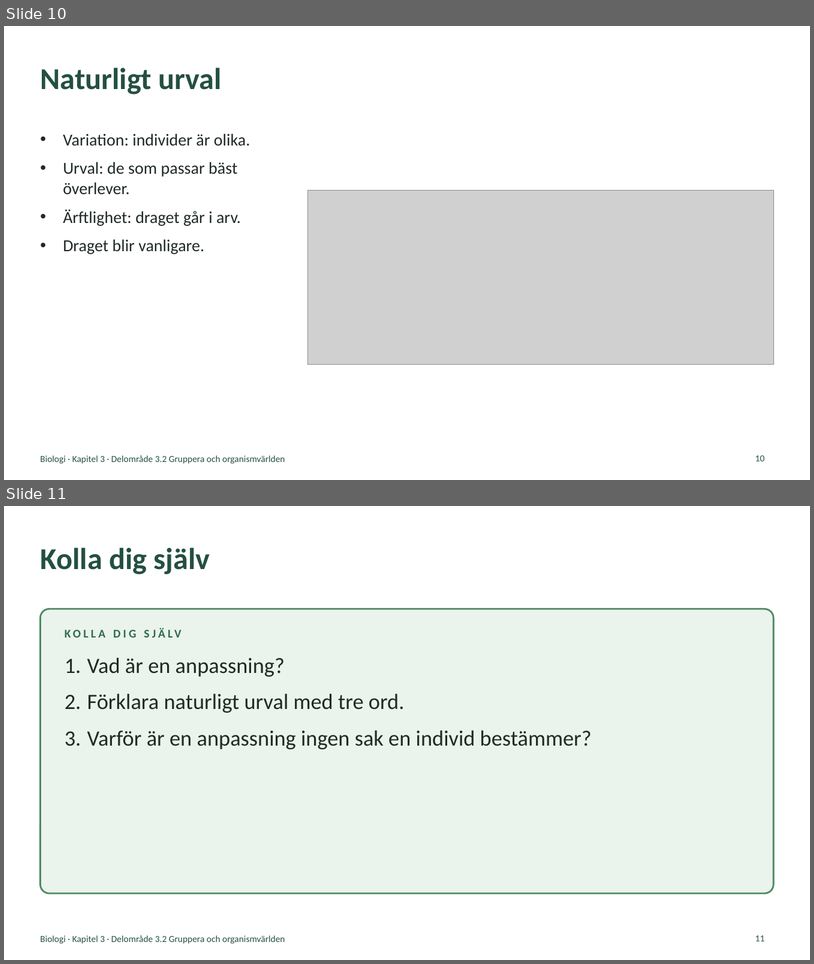
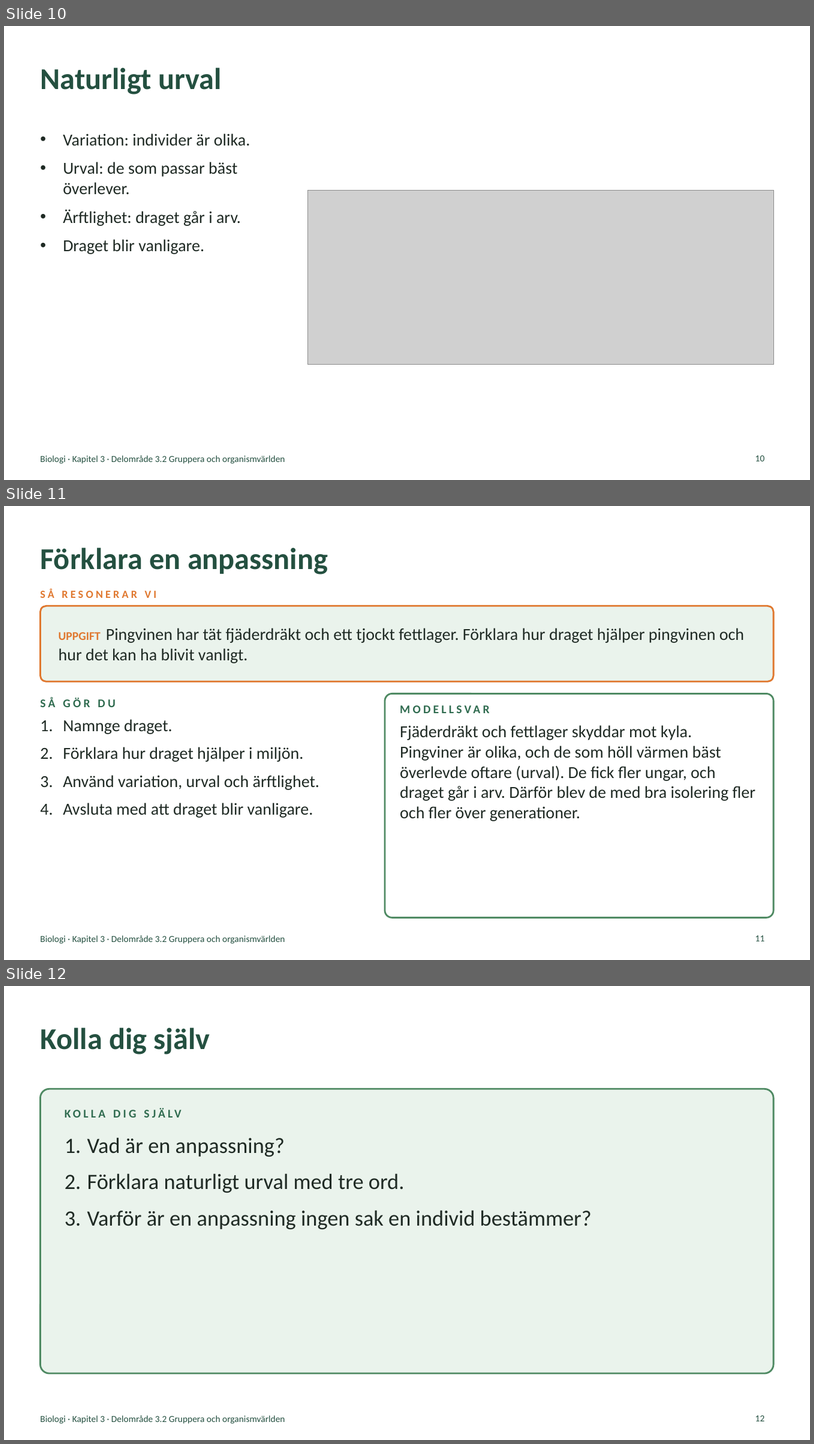
Before and after one commit to sweviktor95/pluggis, a slide deck: planering/biologi-omrade3/biologi-3-2-gruppera-och-organismvarlden.pptx. Shown one above the other, each under a label of ours: slides 10 and 11 before the commit, slides 10, 11 and 12 after it. The pictures are 814x964 and 814x1444 pixels, drawn with LibreOffice and Linux fonts; fonts in the diff are those of the drawing; grey boxes stand for pictures. Boxes give left, top, right and bottom in pixels: in the first picture for what was removed or moved away, otherwise in the second. Text is boxed around its words. In the diff, an @@ line names an element or a change of style, - is before the commit and + after.

```diff
--- a/planering/biologi-omrade3/biologi-3-2-gruppera-och-organismvarlden.pptx
+++ b/planering/biologi-omrade3/biologi-3-2-gruppera-och-organismvarlden.pptx
@@ slide 11 added at <box>4,506,810,960</box>, background #FFFFFF; not listed: 1 template element that a slide beside it also shows @@
@@ title added at <box>40,547,328,574</box>, 36 pt, text #245040, bold @@
+Förklara en anpassning
@@ text added at <box>40,589,157,598</box>, 13 pt, text #E0782F, bold @@
+SÅ RESONERAR VI
@@ rounded rectangle added at <box>40,606,774,681</box>, fill #EAF3EC, outline #E0782F 2 pt @@
@@ text added at <box>59,628,744,663</box>, 20 pt, text #1F2A24 @@
+UPPGIFT Pingvinen har tät fjäderdräkt och ett tjockt fettlager. Förklara hur draget hjälper pingvinen och hur det kan ha blivit vanligt.
@@ text added at <box>40,697,115,707</box>, 14 pt, text #2F6B4F, bold @@
+SÅ GÖR DU
@@ rounded rectangle added at <box>385,694,774,918</box>, fill #FFFFFF, outline #4F8A63 2 pt @@
@@ text added at <box>400,700,642,718</box>, 14 pt, text #2F6B4F, bold @@
+MODELLSVAR
@@ text added at <box>63,719,320,817</box>, 20 pt, text #1F2A24 @@
+1. Namnge draget.
+2. Förklara hur draget hjälper i miljön.
+3. Använd variation, urval och ärftlighet.
+4. Avsluta med att draget blir vanligare.
@@ text added at <box>400,725,756,821</box>, 20 pt, text #1F2A24 @@
+Fjäderdräkt och fettlager skyddar mot kyla. Pingviner är olika, och de som höll värmen bäst överlevde oftare (urval). De fick fler ungar, och draget går i arv. Därför blev de med bra isolering fler och fler över generationer.
@@ page number added at <box>756,935,765,941</box>, 11 pt, text #245040 @@
+11
@@ what was slide 11 is now slide 12 @@
@@ page number at <box>756,1415,765,1421</box>: text changed @@
-11
+12
```
Also in this commit, not shown: 8 other files.
